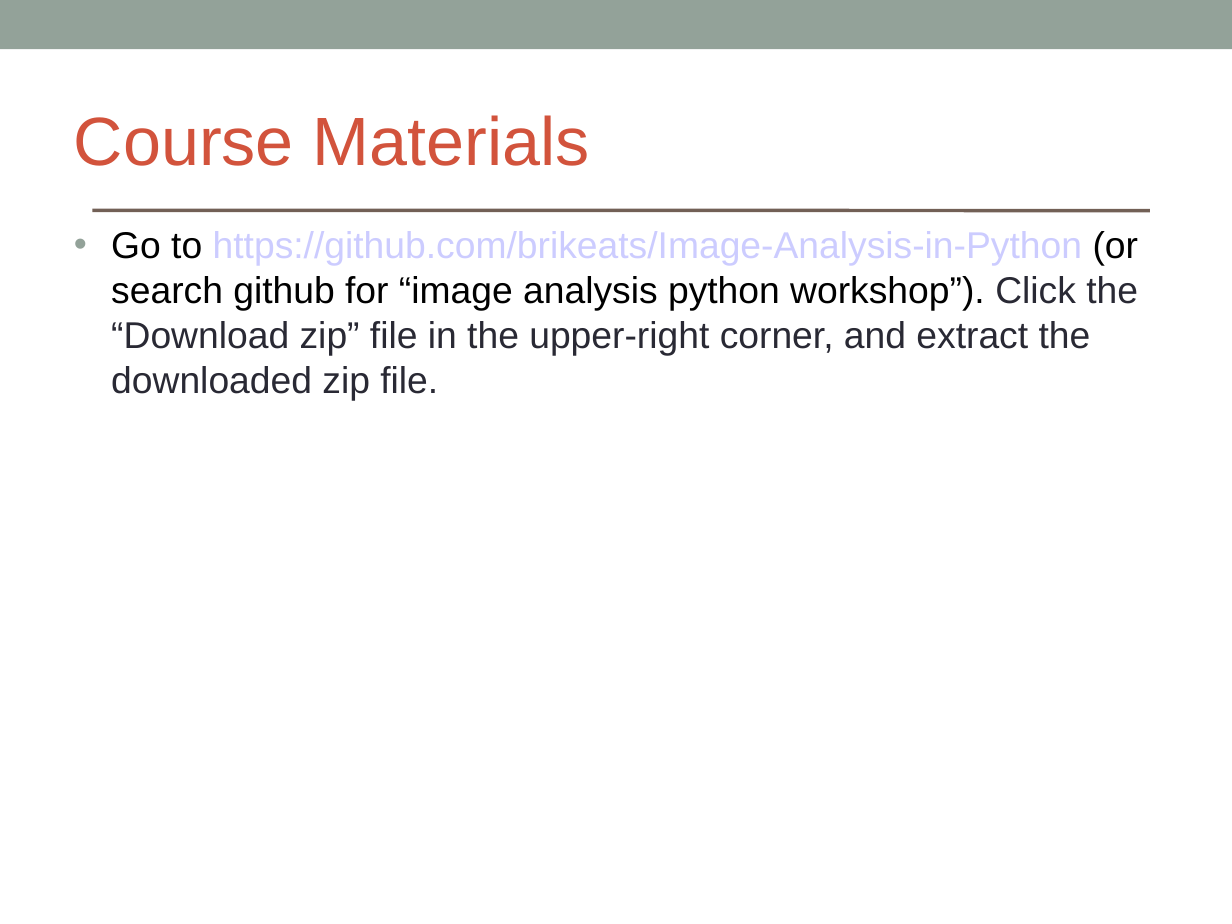
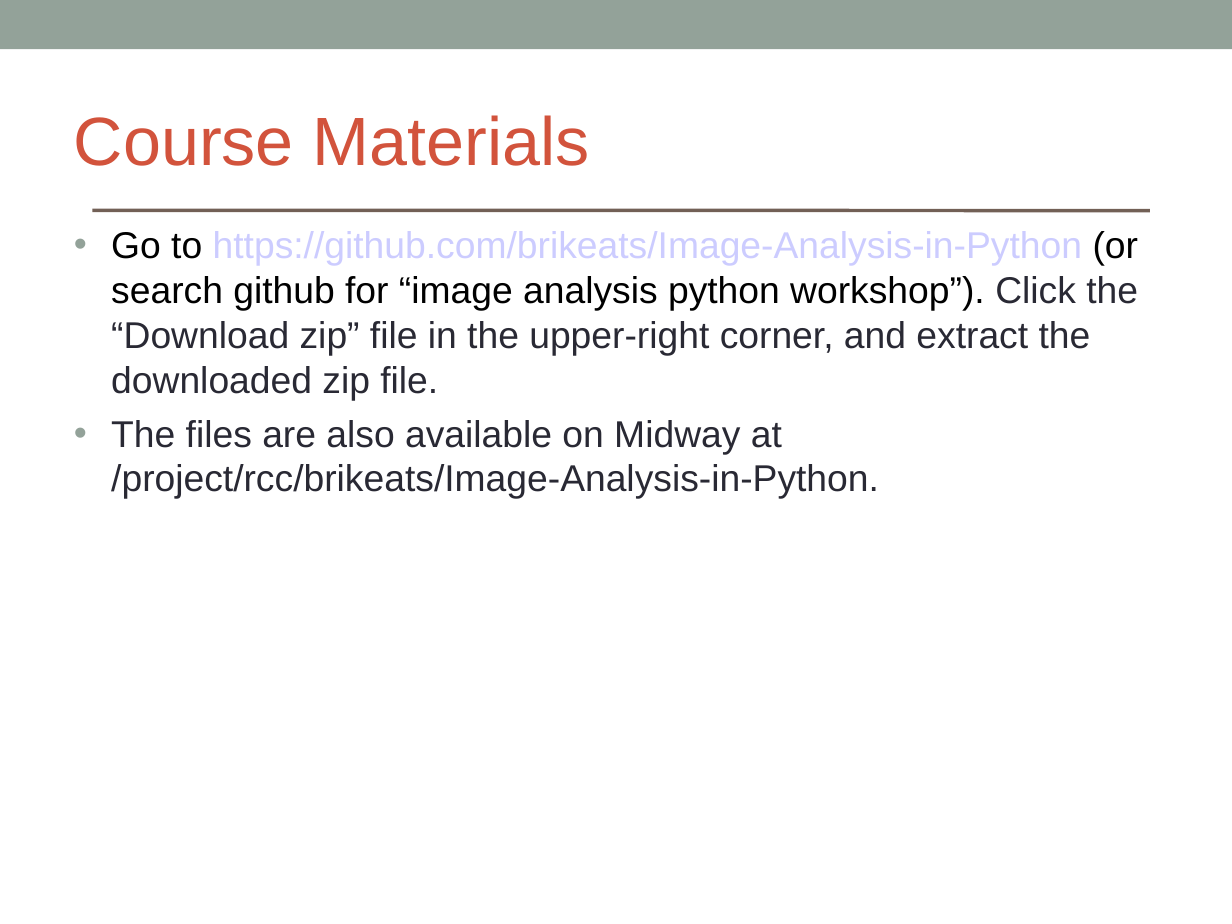
Before and after one commit to brikeats/Image-Analysis-in-Python, a slide deck: slide 2 of ImageAnalysisPython.ppt. Drawn at 1232x924 pixels with LibreOffice and Linux fonts; fonts in the diff are those of the drawing. Boxes give left, top, right and bottom in pixels: in the first picture for what was removed or moved away, otherwise in the second. Text is boxed around its words. In the diff, an @@ line names an element or a change of style, - is before the commit and + after.

Commit message:
Fixed typos, added midway help

```diff
--- a/ImageAnalysisPython.ppt
+++ b/ImageAnalysisPython.ppt
@@ text at (111, 420, 879, 499): paragraph added @@
+• The files are also available on Midway at /project/rcc/brikeats/Image-Analysis-in-Python.
```
Also in this commit, not shown: 1 other slide changed.
